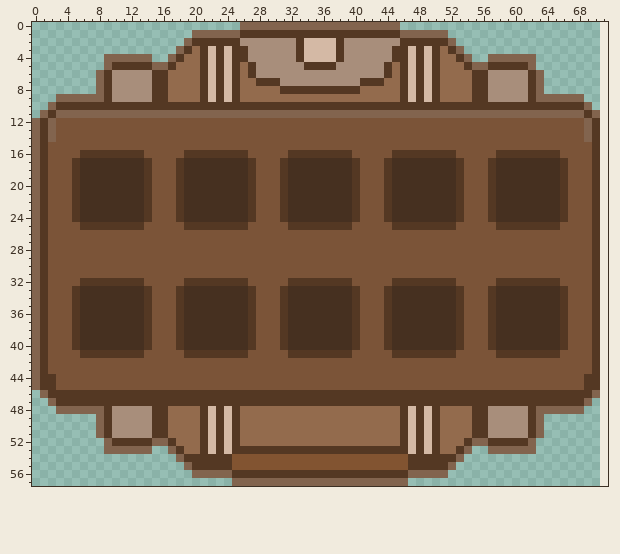
One commit to this sprite sheet: Sprites/UI/Game/Inv_Bag.png. Above, as it was before the edit.
The file is 71x58 pixels. Colours within 5 levels of each other are drawn and written as one. The old version is drawn lined up with the new one, on the new canvas.
The result:
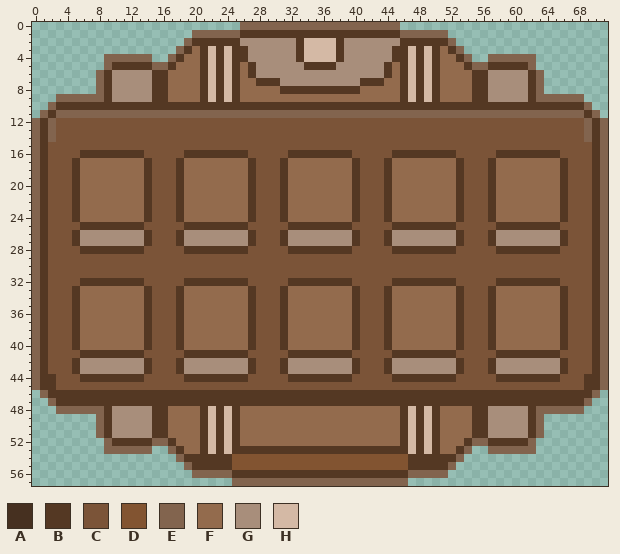
Palette (. is transparent): A #463020  B #543823  C #7b5438  D #825431  E #82644e  F #936b4d  G #a88e7b  H #d4b9a5
Edits made:
canvas 71x58 -> 72x58
Colour B replaces colour C in rows 26 to 27 at x 5, 14, 18, 27, 31, 40, 44, 53, 57 and 66; in row 28 at x 6 to 13, 19 to 26, 32 to 39, 45 to 52 and 58 to 65; in rows 42 to 43 at x 5, 14, 18, 27, 31, 40, 44, 53, 57 and 66; in row 44 at x 6 to 13, 19 to 26, 32 to 39, 45 to 52 and 58 to 65.
Colour E is added in rows 12 to 45 at x 71.
Colour F replaces colour A in rows 17 to 24 at x 6 to 13, 19 to 26, 32 to 39, 45 to 52 and 58 to 65; in rows 33 to 40 at x 6 to 13, 19 to 26, 32 to 39, 45 to 52 and 58 to 65.
Colour G replaces colour C in rows 26 to 27 at x 6 to 13, 19 to 26, 32 to 39, 45 to 52 and 58 to 65; in rows 42 to 43 at x 6 to 13, 19 to 26, 32 to 39, 45 to 52 and 58 to 65.
Boxes around the changes in both pictures, in picture pixels (x1, y1, x2, y2):
changed: (488, 118, 608, 390)
changed: (72, 158, 152, 254)
changed: (176, 158, 464, 254)
changed: (72, 286, 152, 382)
changed: (176, 286, 464, 382)
